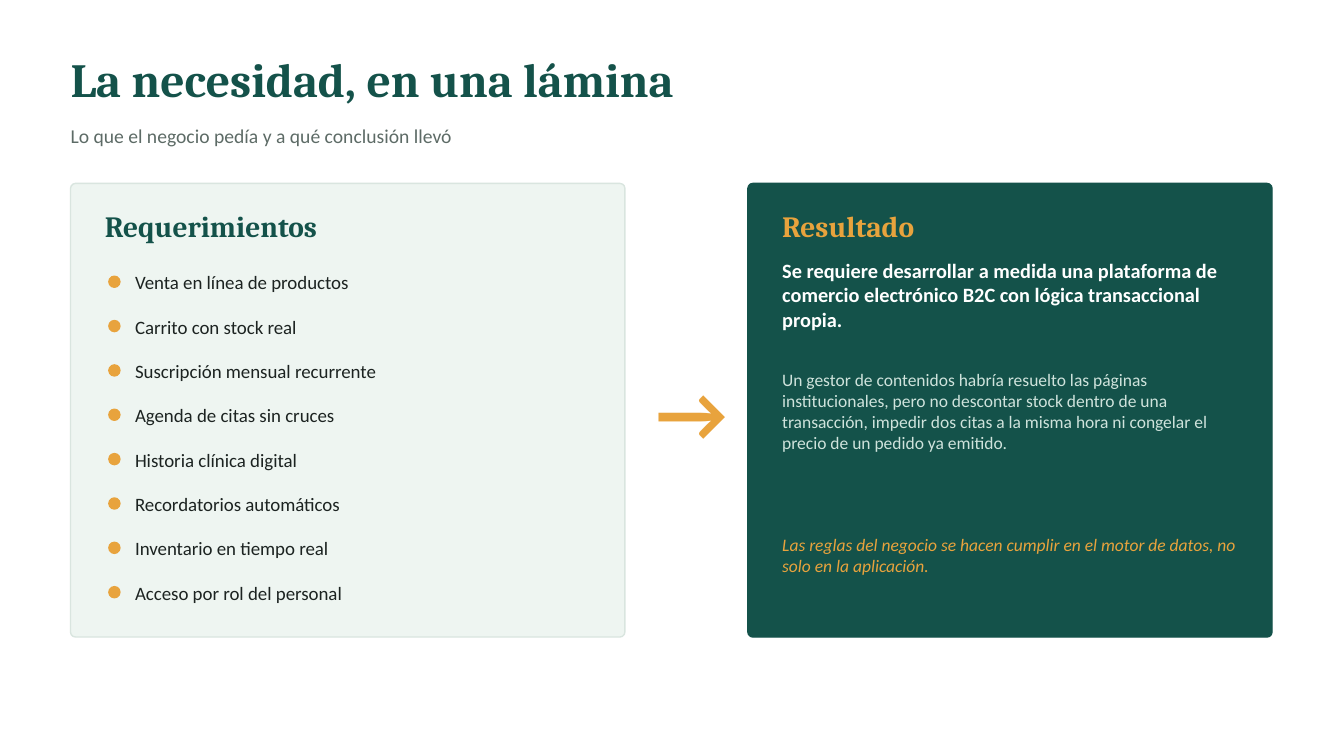
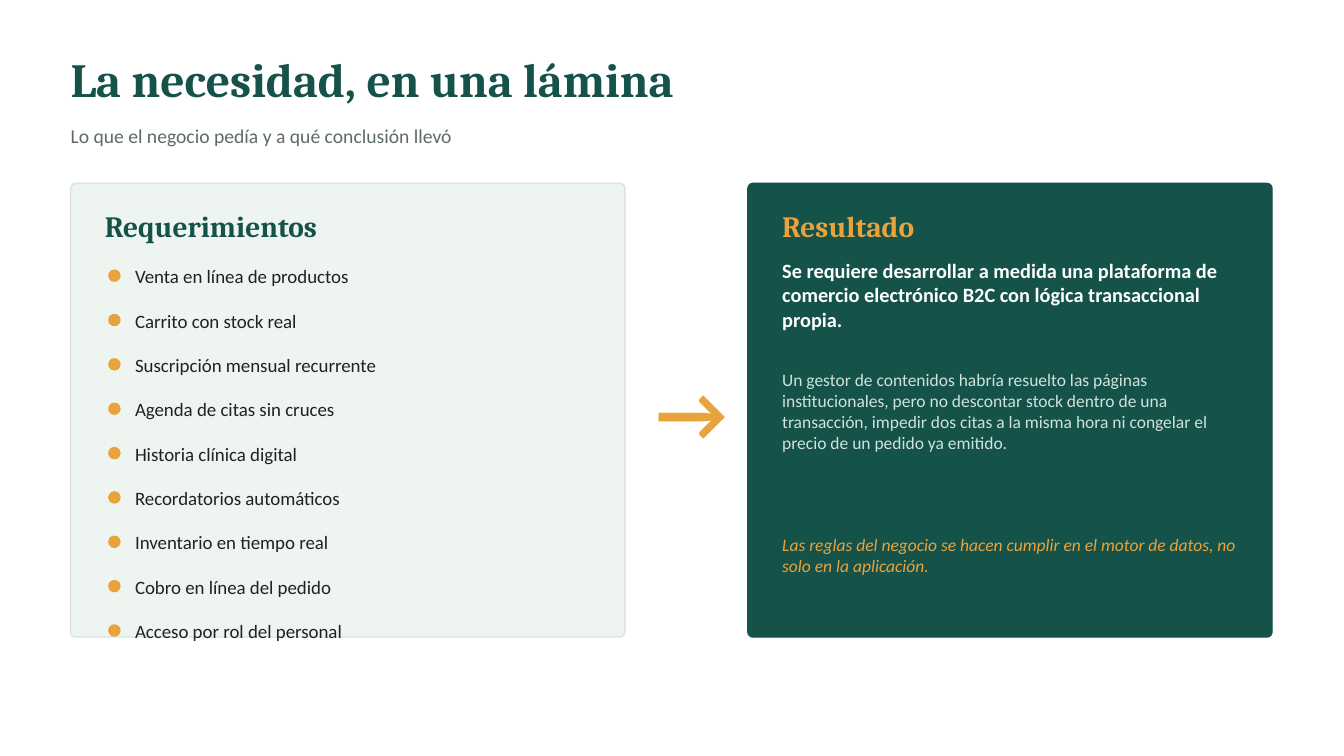
Before and after one commit to BrahamsCode/VetPetSurco, a slide deck: slide 2 of docs/presentacion/Paso1_IdentificarLaNecesidad.pptx. Drawn at 1344x756 pixels with LibreOffice and Linux fonts; fonts in the diff are those of the drawing. Boxes give left, top, right and bottom in pixels: in the first picture for what was removed or moved away, otherwise in the second. Text is boxed around its words. In the diff, an @@ line names an element or a change of style, - is before the commit and + after.

```diff
--- a/docs/presentacion/Paso1_IdentificarLaNecesidad.pptx
+++ b/docs/presentacion/Paso1_IdentificarLaNecesidad.pptx
@@ 8 ellipses, 7 texts: place and size @@
-8 ellipses, 7 texts at bbox=[109, 276, 376, 598]
+8 ellipses, 7 texts at bbox=[109, 270, 376, 592]
@@ text added at bbox=[135, 581, 331, 597], 13.5 pt, text #1C2321 @@
+Cobro en línea del pedido
@@ ellipse added at bbox=[109, 625, 120, 636], fill #E8A33D, outline #E8A33D 1 pt @@
@@ text "Acceso por rol del personal": place and size @@
-text "Acceso por rol del personal" at bbox=[135, 587, 342, 603]
+text "Acceso por rol del personal" at bbox=[135, 625, 342, 641]
```
Also in this commit, not shown: 6 other slides changed.
